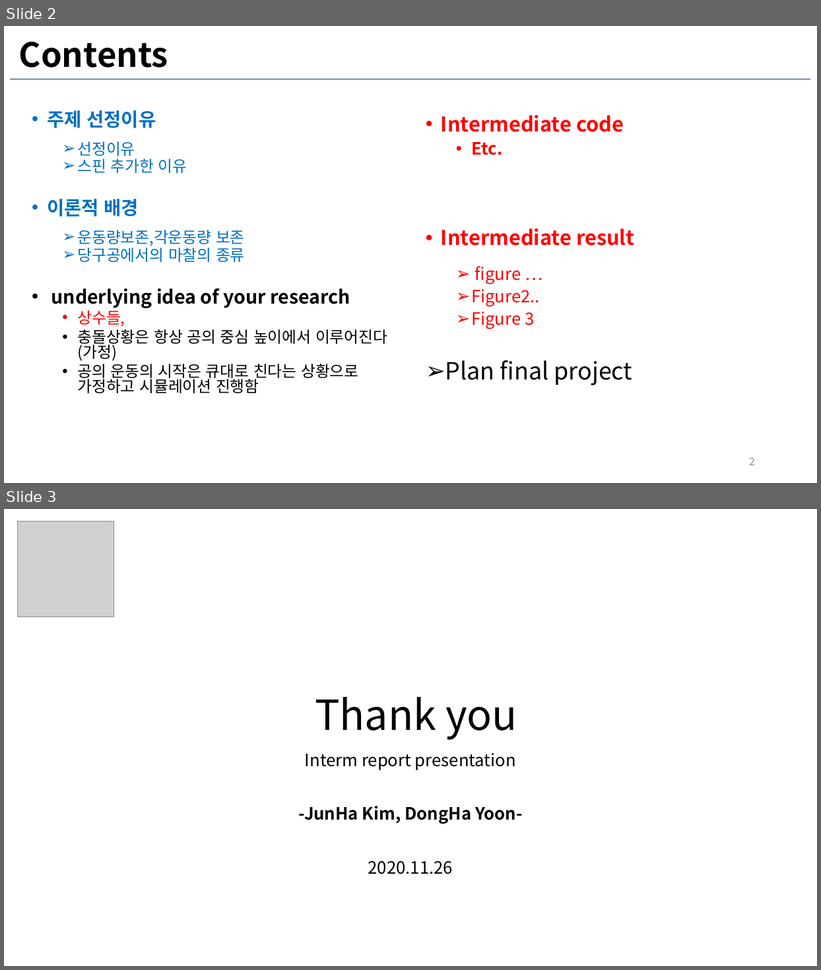
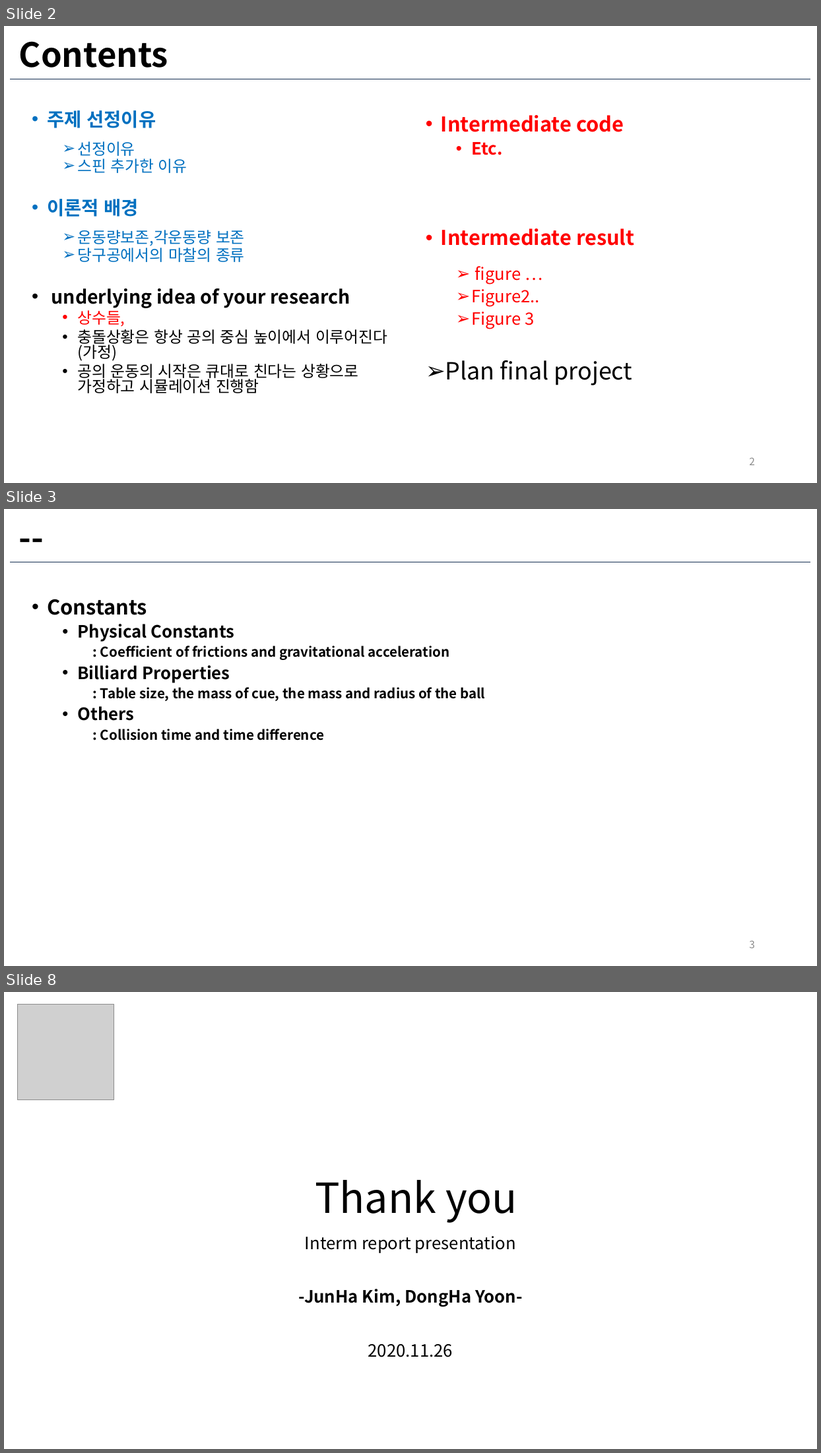
Before and after one commit to dongha-yoon/billiard_physics_simulation, a slide deck: 중간발표.pptx. Shown one above the other, each under a label of ours: slides 2 and 3 before the commit, slides 2, 3 and 8 after it; the slides between them are not shown. The pictures are 821x970 and 821x1453 pixels, drawn with LibreOffice and Linux fonts; fonts in the diff are those of the drawing; grey boxes stand for pictures; background and template pictures are left out. Boxes give left, top, right and bottom in pixels: in the first picture for what was removed or moved away, otherwise in the second. Text is boxed around its words. In the diff, an @@ line names an element or a change of style, - is before the commit and + after.

```diff
--- a/중간발표.pptx
+++ b/중간발표.pptx
@@ slide 3 added at (4,509,817,966), background #FFFFFF; not listed: 1 template element that a slide beside it also shows @@
@@ title added at (13,525,729,553), 39.6 pt, text #000000, bold @@
+--
@@ text added at (47,599,485,741), 16 pt, text #000000, bold @@
+• Constants
+  • Physical Constants
+    : Coefficient of frictions and gravitational acceleration
+  • Billiard Properties
+    : Table size, the mass of cue, the mass and radius of the ball
+  • Others
+    : Collision time and time difference
@@ page number added at (749,941,755,949), 12 pt, text #8C8C8C @@
+3
@@ what was slide 3 is now slide 8 @@
```
Also in this commit, not shown: 4 other slides added, 28 other files.
